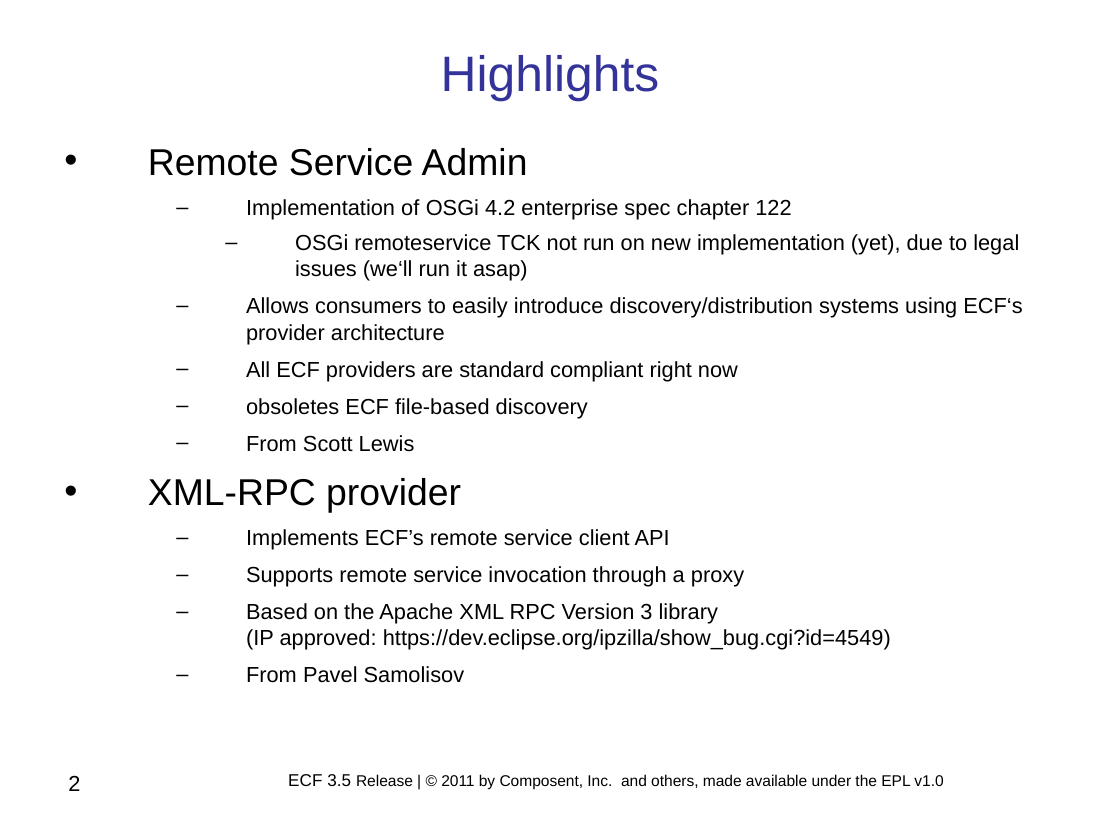
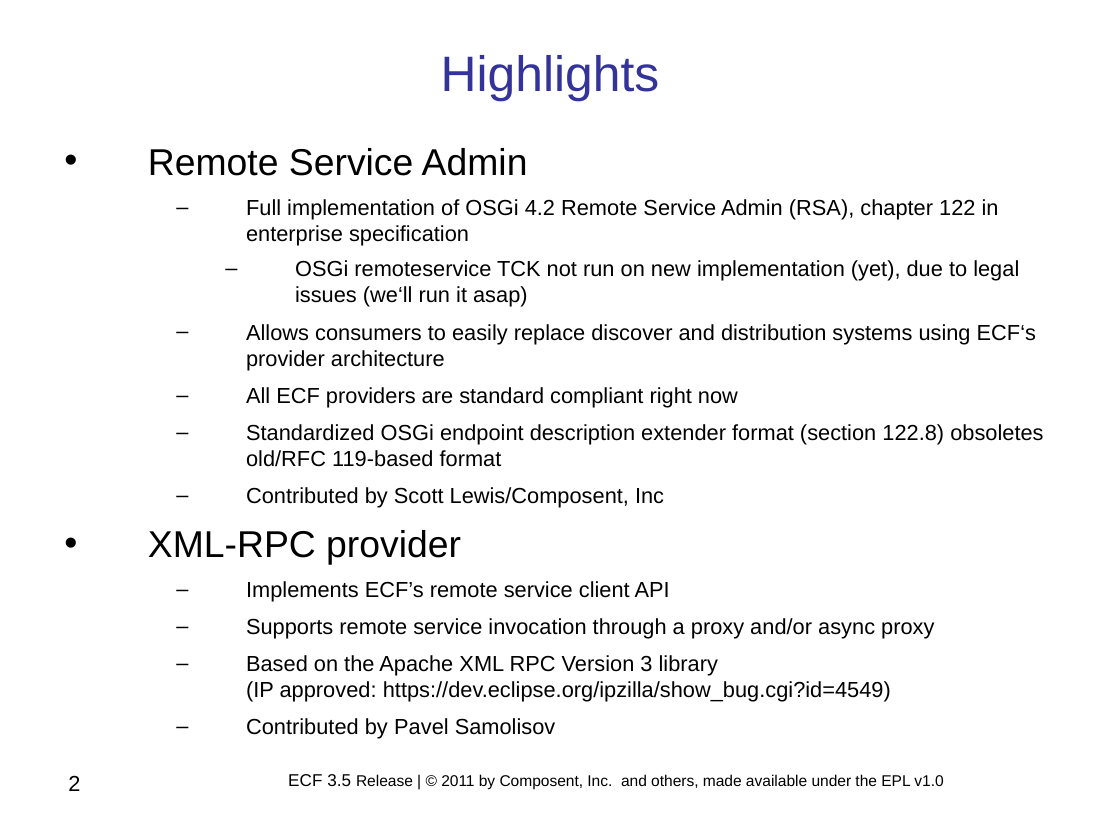
Before and after one commit to eclipse/ecf-website, a slide deck: slide 2 of reviews/ECF_Project_3.5_Release_Review.ppt. Drawn at 1120x840 pixels with LibreOffice and Linux fonts; fonts in the diff are those of the drawing; background and template pictures are left out. Boxes give left, top, right and bottom in pixels: in the first picture for what was removed or moved away, otherwise in the second. Text is boxed around its words. In the diff, an @@ line names an element or a change of style, - is before the commit and + after.

```diff
--- a/reviews/ECF_Project_3.5_Release_Review.ppt
+++ b/reviews/ECF_Project_3.5_Release_Review.ppt
@@ text at (x1=246, y1=199, x2=999, y2=246): text changed @@
-  – Implementation of OSGi 4.2 enterprise spec chapter 122
+  – Full implementation of OSGi 4.2 Remote Service Admin (RSA), chapter 122 in enterprise specification
@@ text at (x1=246, y1=324, x2=1036, y2=370): text changed @@
-  – Allows consumers to easily introduce discovery/distribution systems using ECF‘s provider architecture
+  – Allows consumers to easily replace discover and distribution systems using ECF‘s provider architecture
@@ text at (x1=246, y1=424, x2=1043, y2=508): text changed @@
-  – obsoletes ECF file-based discovery
-  – From Scott Lewis
+  – Standardized OSGi endpoint description extender format (section 122.8) obsoletes old/RFC 119-based format
+  – Contributed by Scott Lewis/Composent, Inc
@@ text at (x1=246, y1=618, x2=934, y2=639): text changed @@
-  – Supports remote service invocation through a proxy
+  – Supports remote service invocation through a proxy and/or async proxy
@@ text at (x1=246, y1=718, x2=556, y2=739): text changed @@
-  – From Pavel Samolisov
+  – Contributed by Pavel Samolisov
```
Also in this commit, not shown: 1 slide added, 1 other file.
